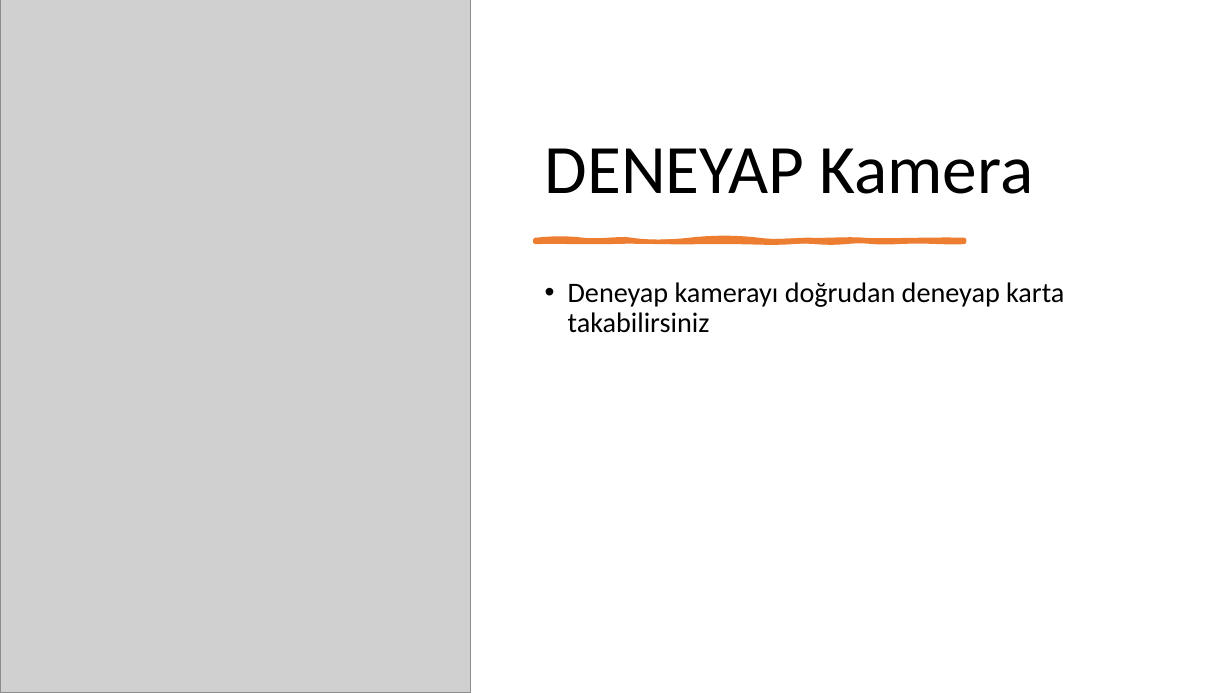
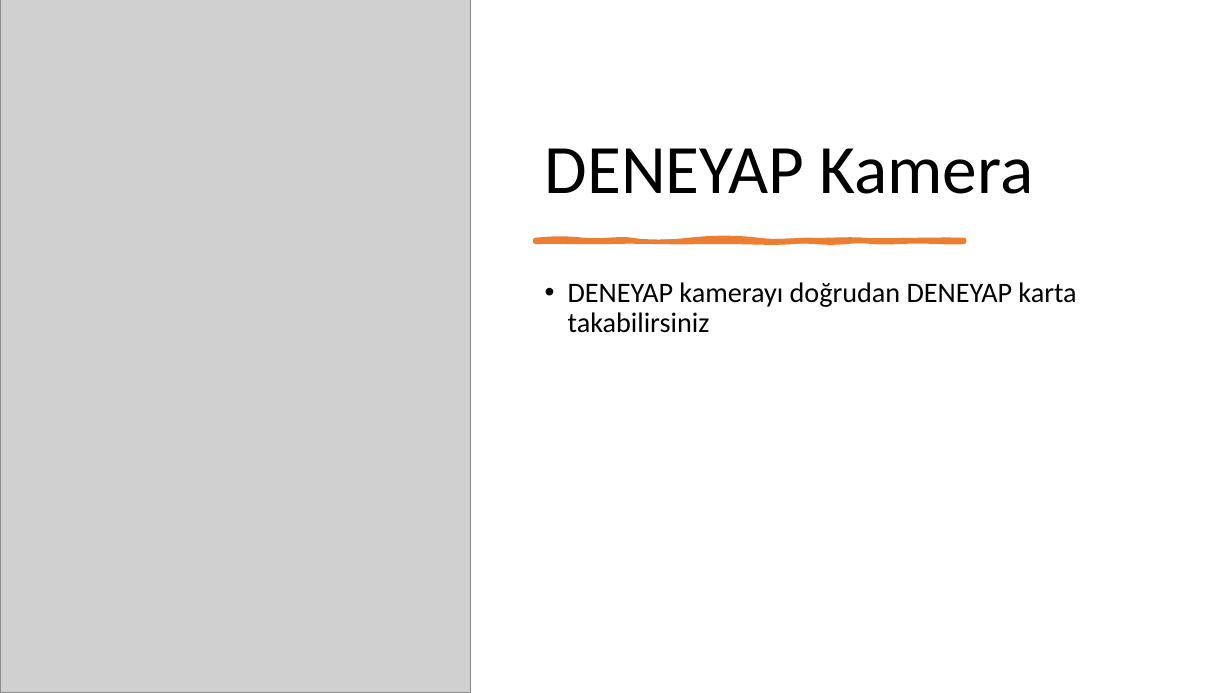
Before and after one commit to omeroztrk/deneyap_kart_egitimleri, a slide deck: slide 6 of Ders 1/Ders 1.pptx. Drawn at 1232x693 pixels with LibreOffice and Linux fonts; fonts in the diff are those of the drawing; grey boxes stand for pictures; background and template pictures are left out. Boxes give left, top, right and bottom in pixels: in the first picture for what was removed or moved away, otherwise in the second. Text is boxed around its words. In the diff, an @@ line names an element or a change of style, - is before the commit and + after.

```diff
--- a/Ders 1/Ders 1.pptx
+++ b/Ders 1/Ders 1.pptx
@@ text at (568,282,1076,333): text changed @@
-• Deneyap kamerayı doğrudan deneyap karta takabilirsiniz
+• DENEYAP kamerayı doğrudan DENEYAP karta takabilirsiniz
```
Also in this commit, not shown: 2 other slides changed.
